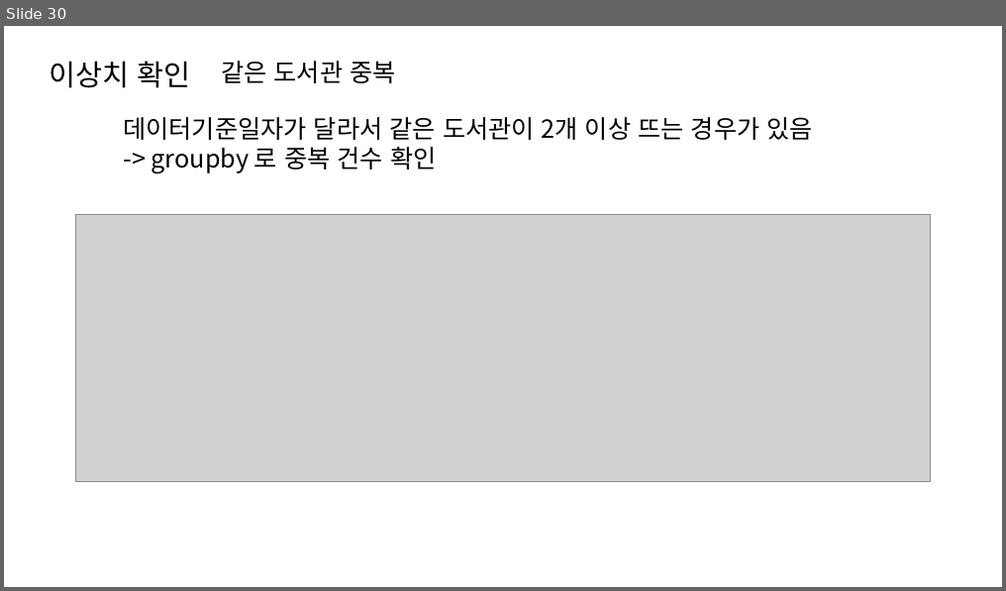
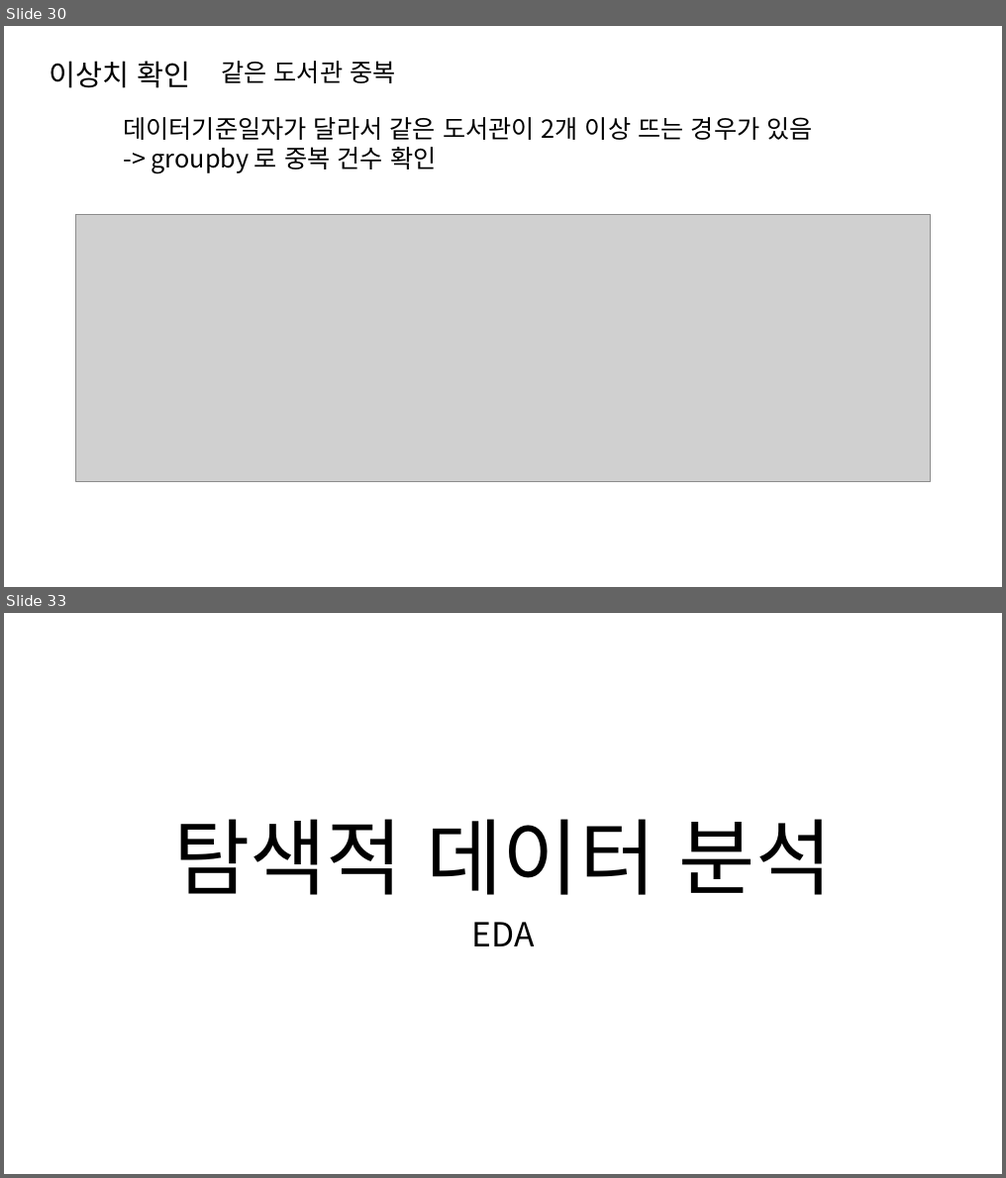
Before and after one commit to dev-hw/SeSAC-live_map, a slide deck: 230810.pptx. Shown one above the other, each under a label of ours: slide 30 before the commit, slides 30 and 33 after it; the slides between them are not shown. The pictures are 1006x591 and 1006x1178 pixels, drawn with LibreOffice and Linux fonts; fonts in the diff are those of the drawing; grey boxes stand for pictures. Boxes give left, top, right and bottom in pixels: in the first picture for what was removed or moved away, otherwise in the second. Text is boxed around its words. In the diff, an @@ line names an element or a change of style, - is before the commit and + after.

```diff
--- a/230810.pptx
+++ b/230810.pptx
@@ slide 33 added at box(4, 613, 1002, 1174), background #FFFFFF @@
@@ text added at box(173, 819, 833, 895), 80 pt, text #000000 @@
+탐색적 데이터 분석
@@ text added at box(471, 922, 534, 947), 32 pt, text #000000 @@
+EDA
```
Also in this commit, not shown: 1 slide changed, 6 other slides added.
